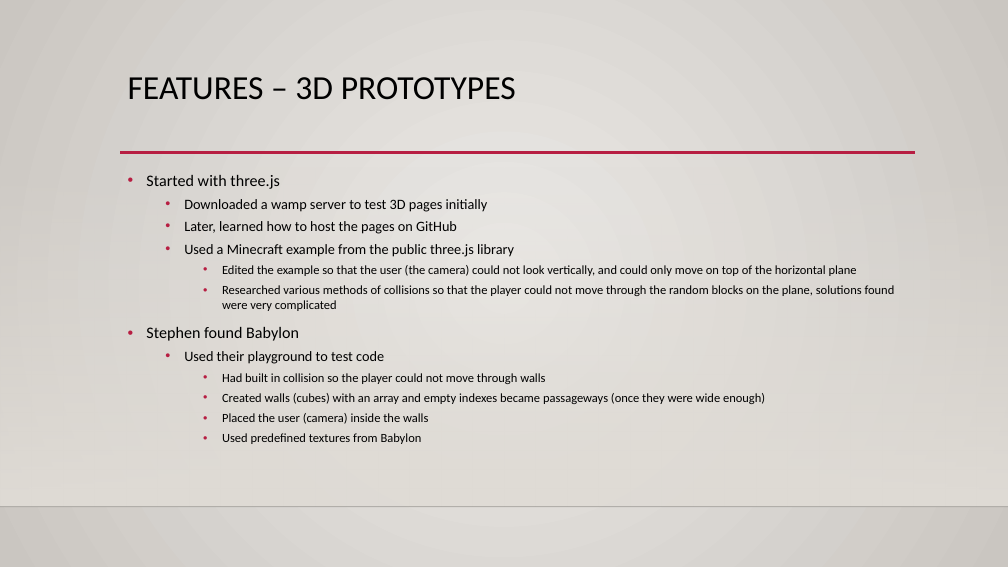
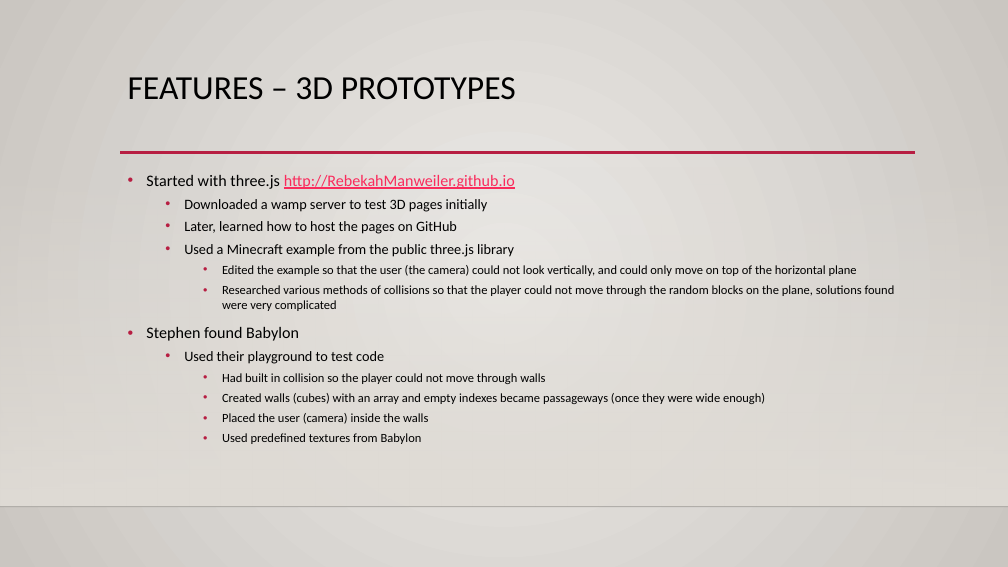
Before and after one commit to RebekahManweiler/MazeWalkThrough, a slide deck: slide 8 of MazePrototypePresentation.pptx. Drawn at 1008x567 pixels with LibreOffice and Linux fonts; fonts in the diff are those of the drawing; background and template pictures are left out. Boxes give left, top, right and bottom in pixels: in the first picture for what was removed or moved away, otherwise in the second. Text is boxed around its words. In the diff, an @@ line names an element or a change of style, - is before the commit and + after.

```diff
--- a/MazePrototypePresentation.pptx
+++ b/MazePrototypePresentation.pptx
@@ text at [146, 175, 515, 189]: text changed; text colour #000000 to #FA2B5C @@
-• Started with three.js
+• Started with three.js http://RebekahManweiler.github.io
```
